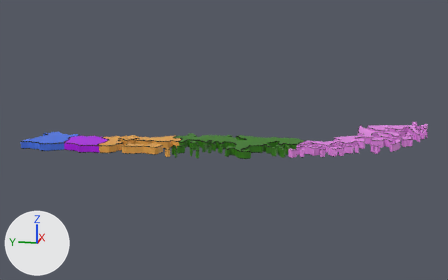
What one commit did to the FBX model Assets/_Proyecto/Modelos/mapa chile/zona sur.fbx.
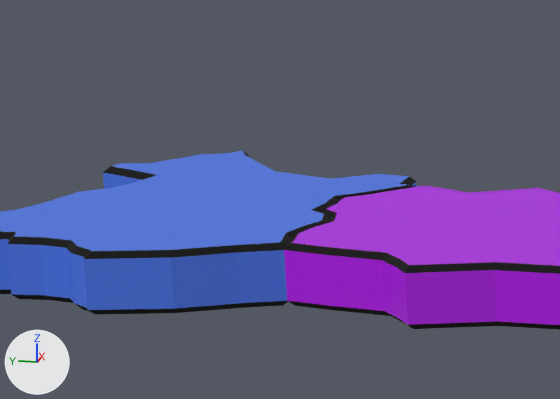
The first picture shows the older version from a camera (50 mm lens) standing at (-3.15, -0.45, 0.8) and looking at (0.22, 0.22, -0.05). The close-ups show both versions on the part from 7% to 22% of the width and 41% to 58% of the height of that picture; other places that the commit changed are outside them. The axes (+X, +Y, +Z) are drawn at lower left. The lights are the same throughout. Where no turn or scale is listed for an object, it has been applied to the vertices.

The first close-up shows 'IX Araucania', 'XIV Los Rios'.
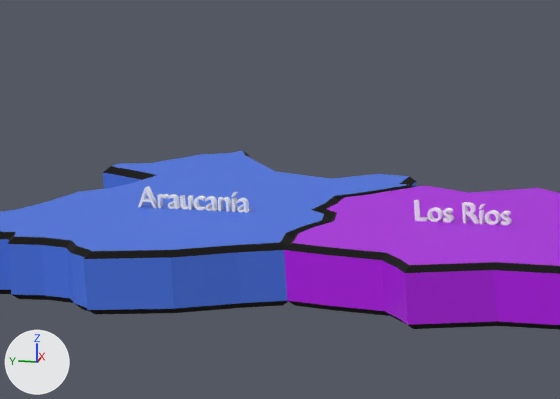
Diff of the bpy script that builds the scene:
```diff
--- a/Assets/_Proyecto/Modelos/mapa chile/zona sur.fbx.py
+++ b/Assets/_Proyecto/Modelos/mapa chile/zona sur.fbx.py
@@ mat_white @@
+mat_white = principled_material('White')
+mat_white.base_color = (1.0, 1.0, 1.0)  # white #ffffff
+mat_white.roughness = 1.0
@@ me_vert_019 @@
 # used by ob_xiv_los_rios; location = (-0.1144, 0.9019, -0.0205)
-me_vert_019.from_pydata(...)  # 152 vertices, 116 faces; spans x -0.115..0.105, y -0.113..0.12, z -0.021..0.021
+me_vert_019.from_pydata(...)  # 1288 vertices, 1800 faces; spans x -0.115..0.105, y -0.113..0.12, z -0.021..0.034
+# me_vert_019 part 3: a new loose piece, a box spanning x -0.0018..0.0021, y -0.0025..-0.0008, z 0.0205..0.0292, in mat_white (white #ffffff)
+# me_vert_019 part 4: a new loose piece of 268 vertices spanning x -0.002..0.002, y -0.021..-0.015, z 0.02..0.029, in mat_white (white #ffffff)
+# me_vert_019 part 5: a new loose piece of 268 vertices spanning x -0.002..0.002, y 0.018..0.024, z 0.02..0.029, in mat_white (white #ffffff)
+# me_vert_019 part 6: a new loose piece of 192 vertices spanning x -0.002..0.002, y -0.014..-0.004, z 0.02..0.029, in mat_white (white #ffffff)
+# me_vert_019 part 7: a new loose piece of 192 vertices spanning x -0.002..0.002, y 0.026..0.035, z 0.02..0.029, in mat_white (white #ffffff)
+# me_vert_019 part 8: a new loose piece of 188 vertices spanning x -0.002..0.002, y 0.0..0.011, z 0.021..0.034, in mat_white (white #ffffff)
+# me_vert_019 part 9: 12 vertices added at x -0.002..0.002, y 0.036..0.044, z 0.021..0.034
 me_vert_019.materials.append(mat_black)
 me_vert_019.materials.append(mat_los_rios)
+me_vert_019.materials.append(mat_white)  # white #ffffff
@@ me_vert_020 @@
 # used by ob_ix_araucania; location = (-0.1001, 1.1167, -0.0205)
-me_vert_020.from_pydata(...)  # 188 vertices, 143 faces; spans x -0.136..0.157, y -0.134..0.131, z -0.021..0.021
+me_vert_020.from_pydata(...)  # 1802 vertices, 2540 faces; spans x -0.136..0.157, y -0.134..0.131, z -0.021..0.034
+# me_vert_020 part 1: a new loose piece, a box spanning x -0.0162..-0.0123, y -0.0471..-0.0454, z 0.0205..0.0292, in mat_white (white #ffffff)
+# me_vert_020 part 2: 1606 vertices added at x -0.016..-0.012, y -0.056..0.021, z 0.02..0.034
 me_vert_020.materials.append(mat_black)
 me_vert_020.materials.append(mat_araucania)
+me_vert_020.materials.append(mat_white)  # white #ffffff
```

What differs and where, as boxes [x1, y1, x2, y2] in the close-ups (560 x 399 px):
part 1 of me_vert_020, added
    after: [232, 197, 238, 212]
part 2 of me_vert_020, added
    after: [138, 186, 251, 213]
part 3 of me_vert_019, added
    after: [479, 210, 485, 224]
part 4 of me_vert_019, added
    after: [500, 211, 512, 226]
part 5 of me_vert_019, added
    after: [443, 208, 454, 223]
part 6 of me_vert_019, added
    after: [485, 210, 501, 225]
part 7 of me_vert_019, added
    after: [427, 207, 443, 222]
part 8 of me_vert_019, added
    after: [462, 202, 480, 224]
part 9 of me_vert_019, added
    after: [414, 200, 429, 221]
